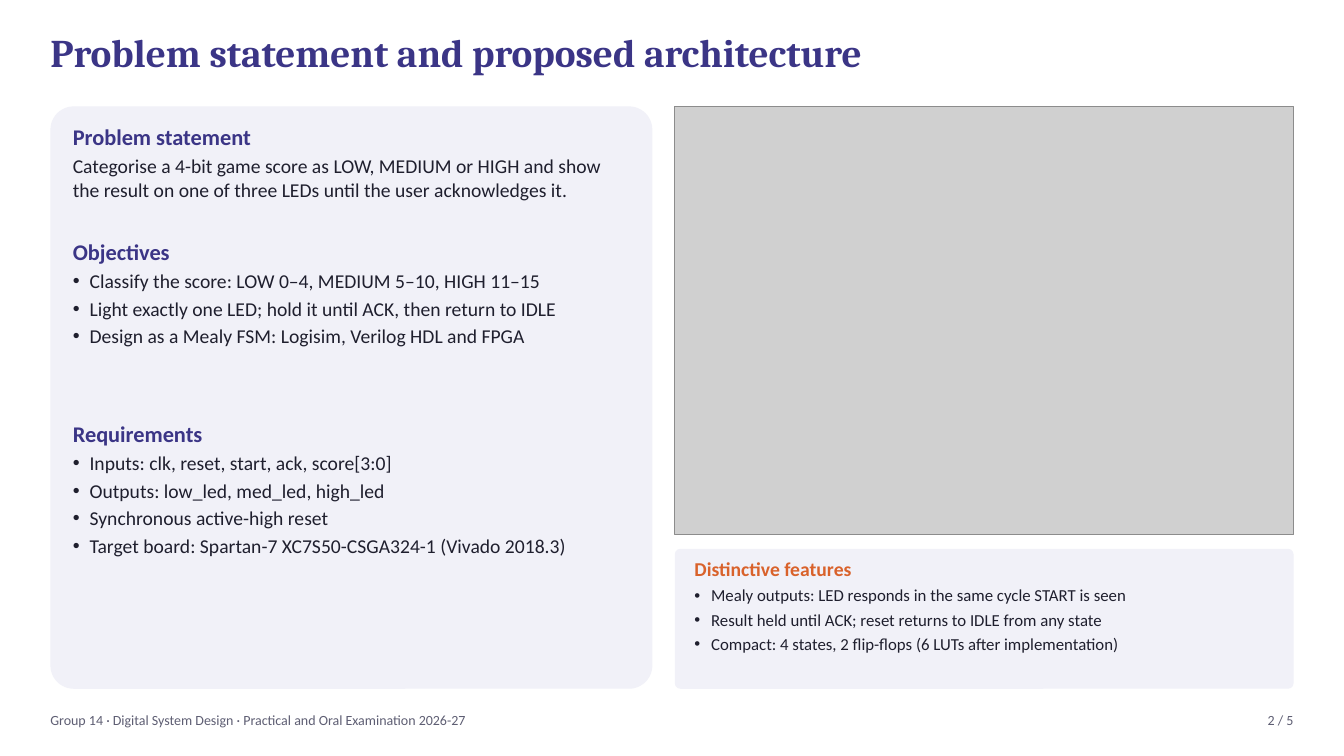
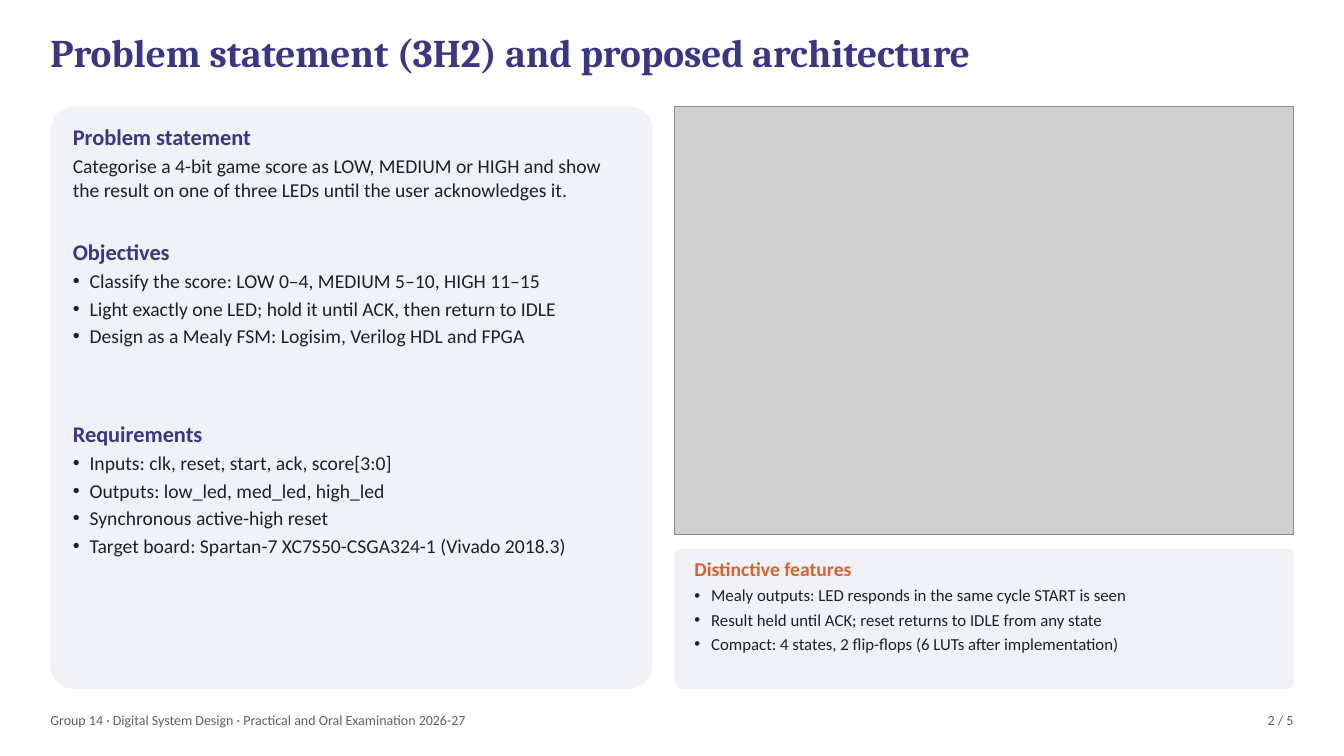
Before and after one commit to MrugendraVasmatkar/Digital_System_Design_Practical_2026_27_D9A_B, a slide deck: slide 2 of Group_Submissions/day1_submission_grp14/06_Presentation/Group14_DSD_Presentation.pptx. Drawn at 1344x756 pixels with LibreOffice and Linux fonts; fonts in the diff are those of the drawing; grey boxes stand for pictures. Boxes give left, top, right and bottom in pixels: in the first picture for what was removed or moved away, otherwise in the second. Text is boxed around its words. In the diff, an @@ line names an element or a change of style, - is before the commit and + after.

```diff
--- a/Group_Submissions/day1_submission_grp14/06_Presentation/Group14_DSD_Presentation.pptx
+++ b/Group_Submissions/day1_submission_grp14/06_Presentation/Group14_DSD_Presentation.pptx
@@ text at (50, 38, 970, 76): text changed @@
-Problem statement and proposed architecture
+Problem statement (3H2) and proposed architecture
```
Also in this commit, not shown: 1 other slide changed, 4 other files.
